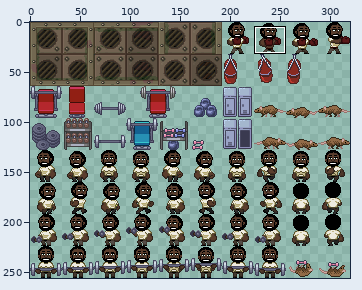
Two states of a sprite sheet, src/017.png. The first picture is a wide view before the edit; the outline marks the close-up.
Close-up. Before the commit:
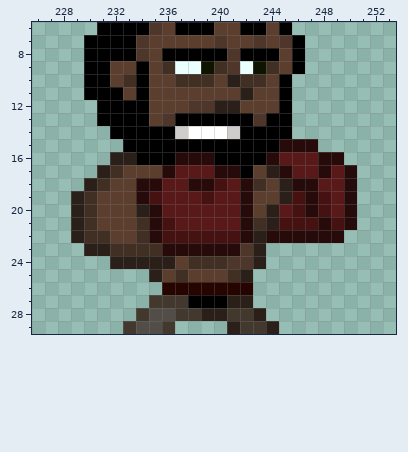
The file is 320x256 pixels. Colours within 5 levels of each other are drawn and written as one. Shown: x 226..253, y 6..29.
After:
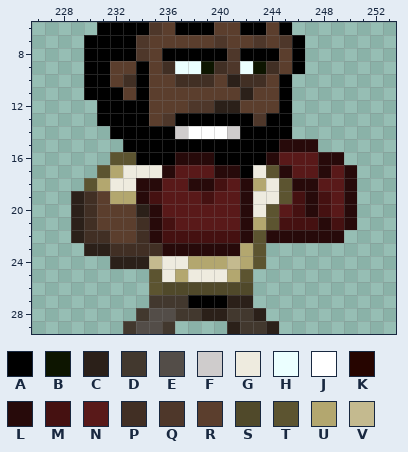
Palette (. is transparent): A #000000  B #0d1500  C #2b2019  D #42382e  E #534d48  F #cfcccc  G #eeebdf  H #ebffff  J #ffffff  K #260500  L #270a0a  M #451111  N #591919  P #412f24  Q #4e372a  R #5b3e2d  S #50492a  T #5c5430  U #b3a76f  V #c4ba8f
Diff:
y 16: x 232..233 CC -> TT
y 17: x 231..235 CPRRR -> TUGGG; x 243..244 RC -> GT
y 18: x 230..233 CPRR -> TUGG; x 243..245 PRC -> UGT
y 19: x 232..233 RR -> UU; x 243..245 RRC -> GGT
y 20: x 243..244 RC -> GT
y 21: x 243..244 PC -> UT
y 22: x 243 C -> T
y 23: x 242..243 QC -> UT
y 24: x 235..243 CCRPPPQQC -> VGGUUUVUT
y 25: x 235..242 CRPRRRPC -> TGUGGGUT
y 26: x 235..242 .KKKKKKK -> TSSSSSSS
Boxes around the changes in both close-ups, in picture pixels (x1, y1, x2, y2):
changed: (84, 152, 292, 295)
